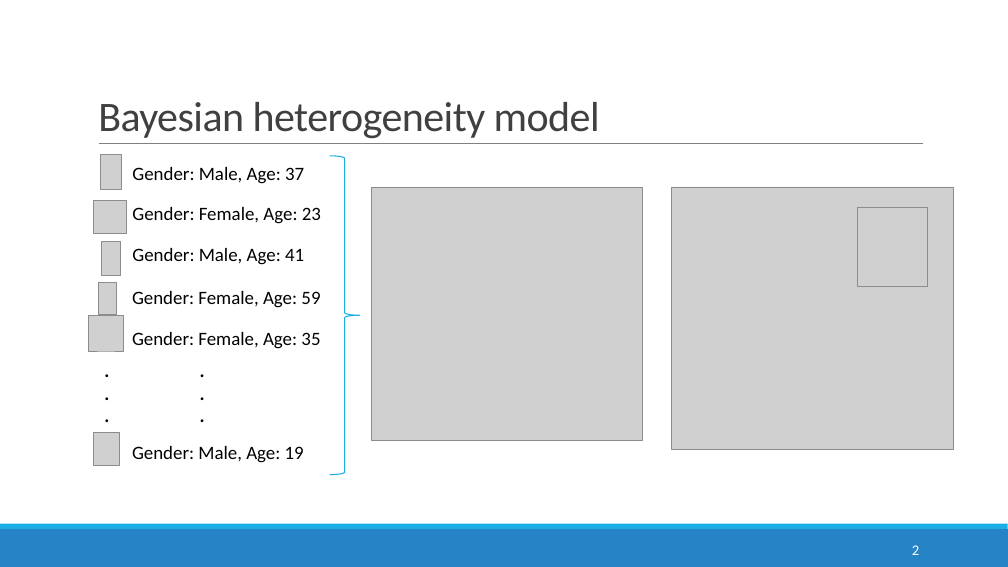
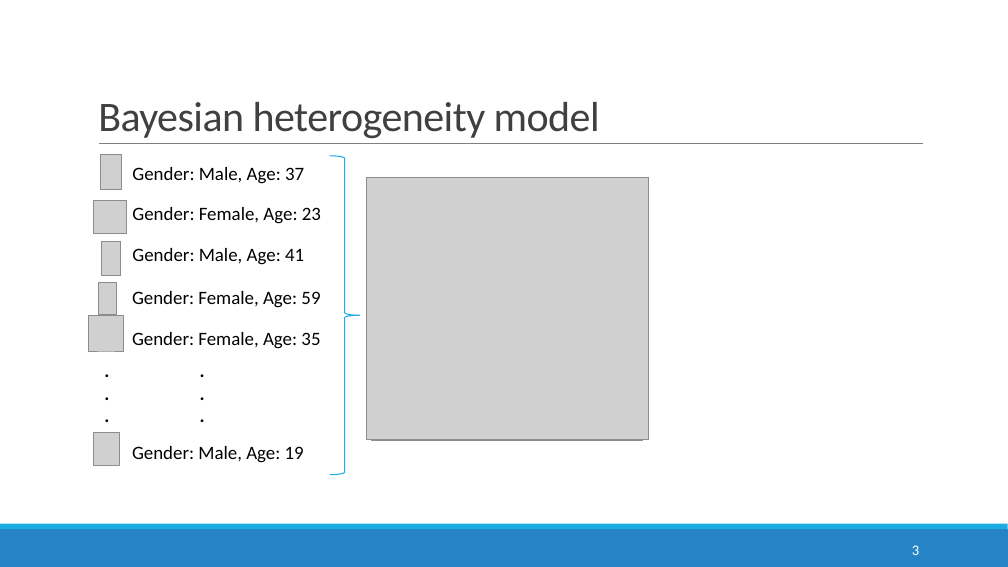
Before and after one commit to anirudhtomer/MScThesis, a slide deck: slide 3 of mid term presentation.pptx (slide 2 before the commit). Drawn at 1008x567 pixels with LibreOffice and Linux fonts; fonts in the diff are those of the drawing; grey boxes stand for pictures; background and template pictures are left out. Boxes give left, top, right and bottom in pixels: in the first picture for what was removed or moved away, otherwise in the second. Text is boxed around its words. In the diff, an @@ line names an element or a change of style, - is before the commit and + after.

```diff
--- a/mid term presentation.pptx
+++ b/mid term presentation.pptx
@@ picture: place and size @@
-picture at <box>672,187,954,449</box>
+picture at <box>367,178,649,440</box>
@@ picture removed at <box>858,207,927,287</box> @@
@@ page number at <box>912,545,919,555</box>: text changed @@
-2
+3
```
Also in this commit, not shown: 8 other slides changed, 2 slides added, 4 slides removed, 9 other files.
